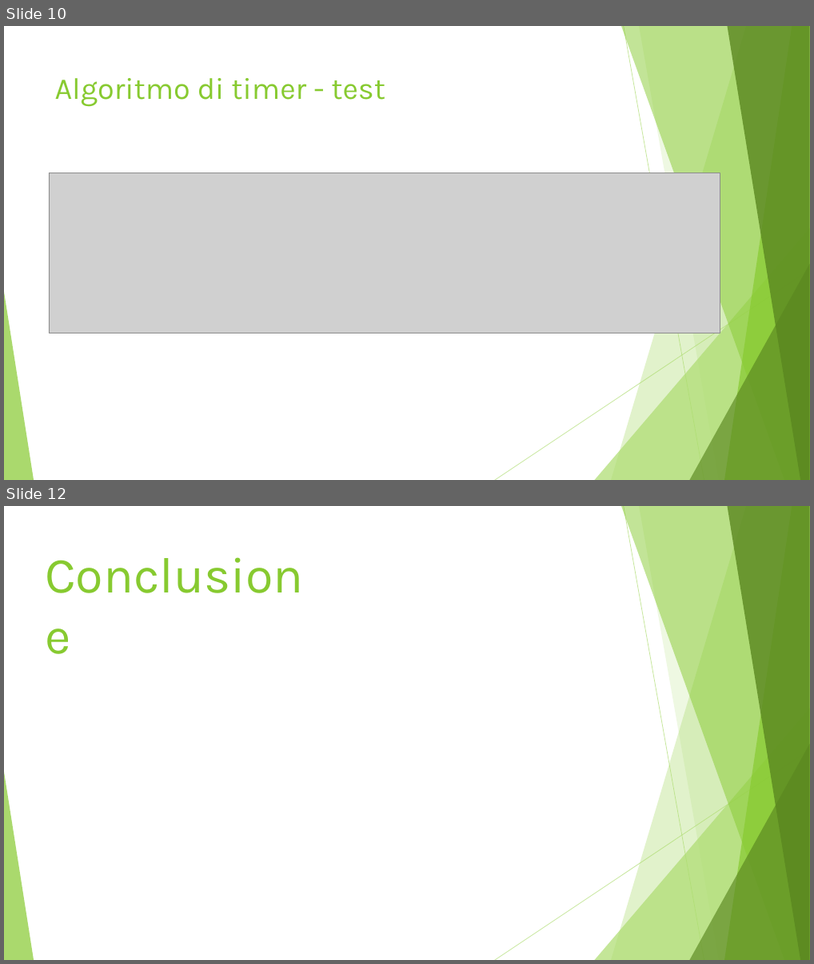
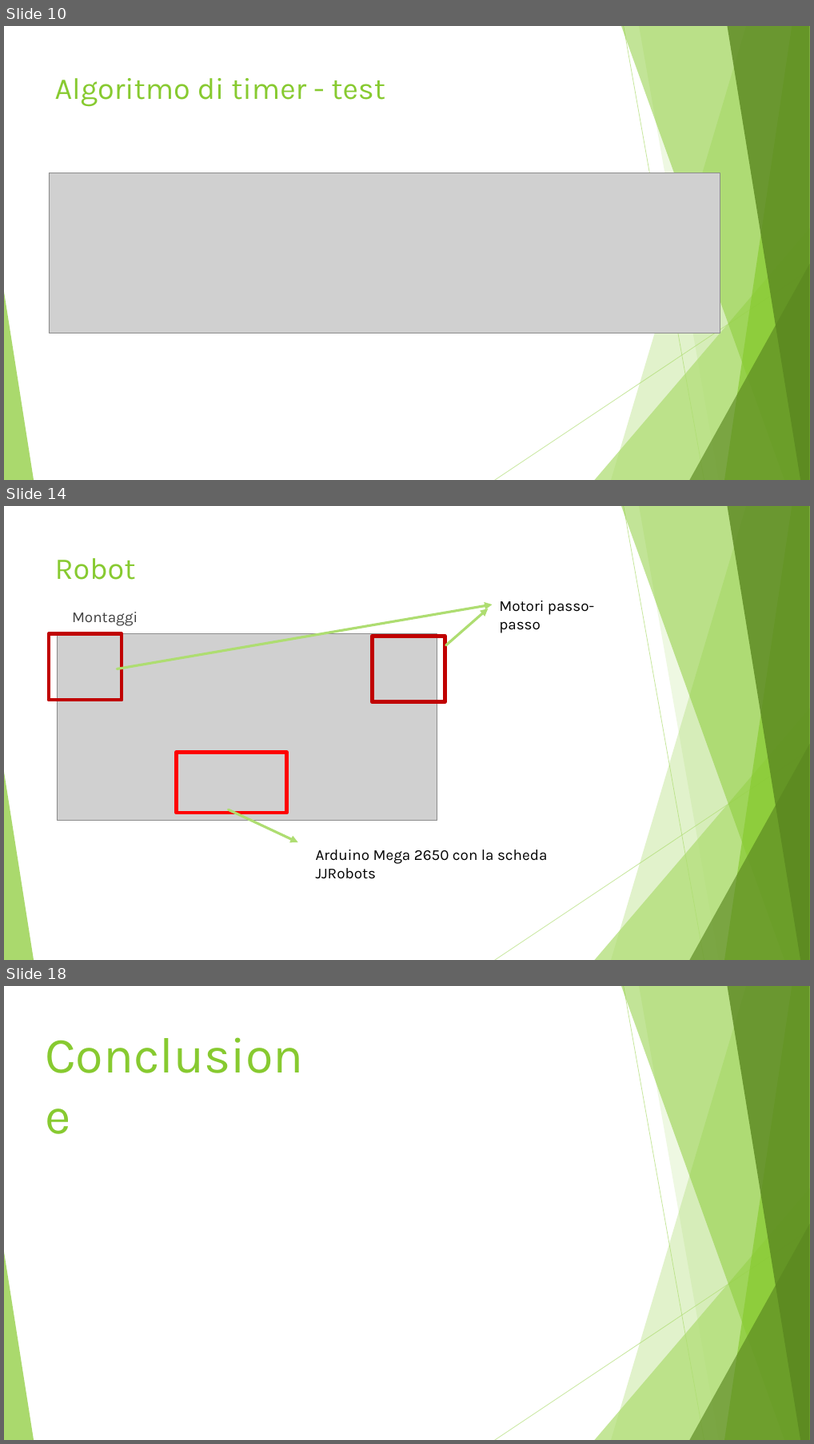
Before and after one commit to LuMug/AirIceHockey, a slide deck: Presentazione.pptx. Shown one above the other, each under a label of ours: slides 10 and 12 before the commit, slides 10, 14 and 18 after it; the slides between them are not shown. The pictures are 814x964 and 814x1444 pixels, drawn with LibreOffice and Linux fonts; fonts in the diff are those of the drawing; grey boxes stand for pictures. Boxes give left, top, right and bottom in pixels: in the first picture for what was removed or moved away, otherwise in the second. Text is boxed around its words. In the diff, an @@ line names an element or a change of style, - is before the commit and + after.

```diff
--- a/Presentazione.pptx
+++ b/Presentazione.pptx
@@ slide 14 added at bbox=[4, 506, 810, 960], background #FFFFFF; not listed: 10 template elements that a slide beside it also shows @@
@@ title added at bbox=[55, 558, 136, 580], 36 pt, text #87CA30 @@
+Robot
@@ text added at bbox=[499, 600, 594, 633], 18 pt, text #000000 @@
+Motori passo-passo
@@ text added at bbox=[66, 604, 152, 634], 18 pt, text #404040 @@
+Montaggio
@@ arrow added from (117, 668) to (493, 604), #AEDD71 3 pt @@
@@ arrow added from (446, 645) to (489, 608), #AEDD71 3 pt @@
@@ rectangle added at bbox=[49, 634, 122, 700], outline #C00000 4.5 pt @@
@@ picture added at bbox=[57, 634, 437, 820] @@
@@ rectangle added at bbox=[373, 636, 446, 702], outline #C00000 4.5 pt @@
@@ rectangle added at bbox=[177, 752, 286, 812], outline #FF0000 4.5 pt @@
@@ arrow added from (229, 810) to (298, 842), #AEDD71 3 pt @@
@@ text added at bbox=[316, 849, 547, 879], 18 pt, text #000000 @@
+Arduino Mega 2650 con la scheda JJRobots
@@ what was slide 12 is now slide 18 @@
```
Also in this commit, not shown: 6 other slides added, 1 slide removed.
